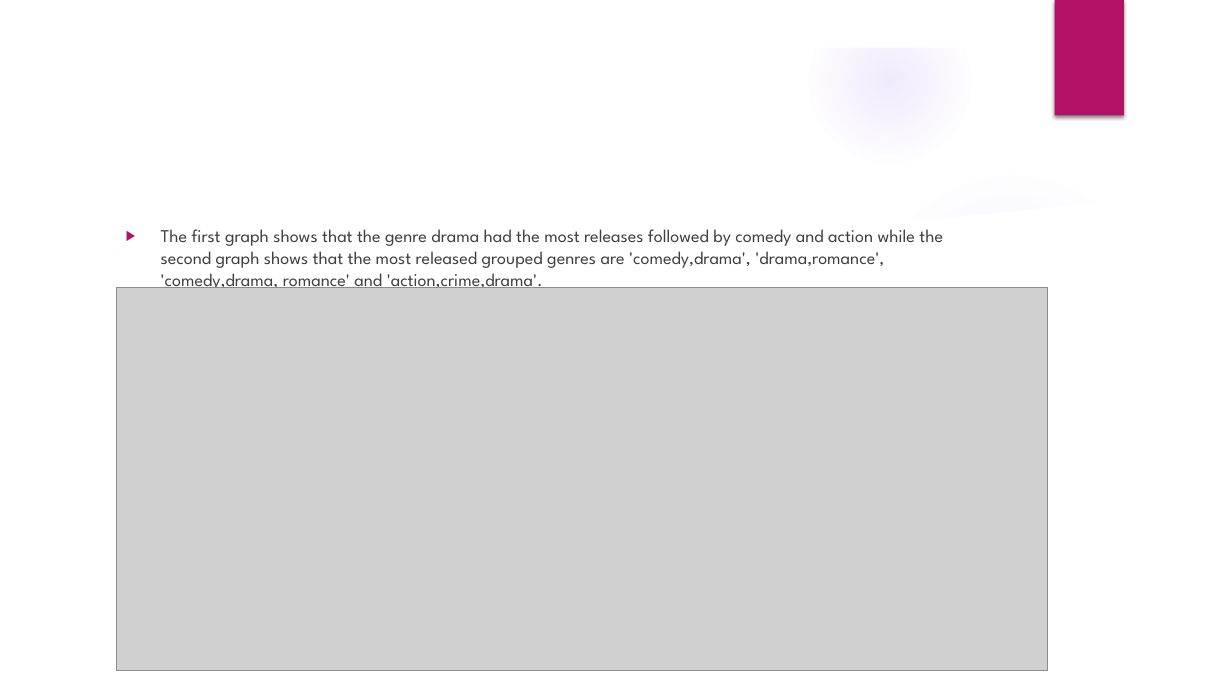
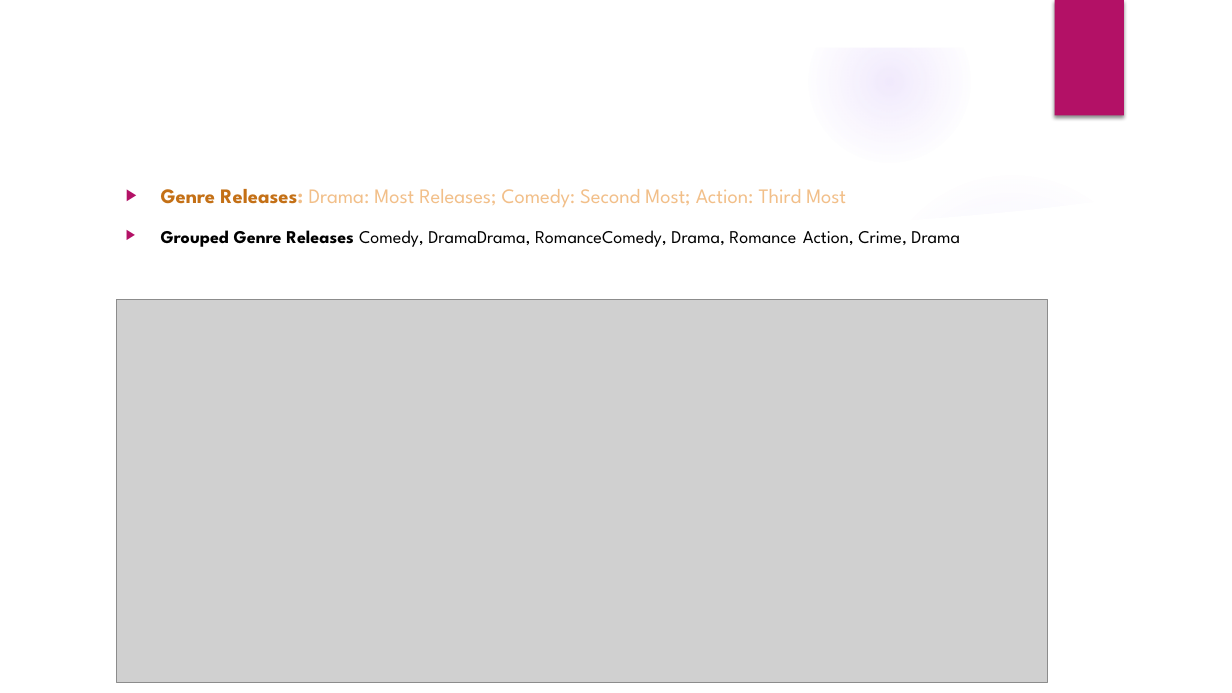
Before and after one commit to EngCS254/dsc-phase-1-project, a slide deck: slide 7 of MICROSOFT MOVIE STUDIO PPT.pptx. Drawn at 1232x693 pixels with LibreOffice and Linux fonts; fonts in the diff are those of the drawing; grey boxes stand for pictures; background and template pictures are left out. Boxes give left, top, right and bottom in pixels: in the first picture for what was removed or moved away, otherwise in the second. Text is boxed around its words. In the diff, an @@ line names an element or a change of style, - is before the commit and + after.

```diff
--- a/MICROSOFT MOVIE STUDIO PPT.pptx
+++ b/MICROSOFT MOVIE STUDIO PPT.pptx
@@ text at (161, 189, 960, 247): text changed; text colour #404040 to #000000 @@
-▶ The first graph shows that the genre drama had the most releases followed by comedy and action while the second graph shows that the most released grouped genres are 'comedy,drama', 'drama,romance', 'comedy,drama, romance' and 'action,crime,drama'.
+▶ Genre Releases: Drama: Most Releases; Comedy: Second Most; Action: Third Most
+▶ Grouped Genre Releases Comedy, DramaDrama, RomanceComedy, Drama, Romance Action, Crime, Drama
@@ picture: place and size @@
-picture at (116, 287, 1048, 670)
+picture at (116, 299, 1048, 682)
```
Also in this commit, not shown: 5 other slides changed, 3 other files.
